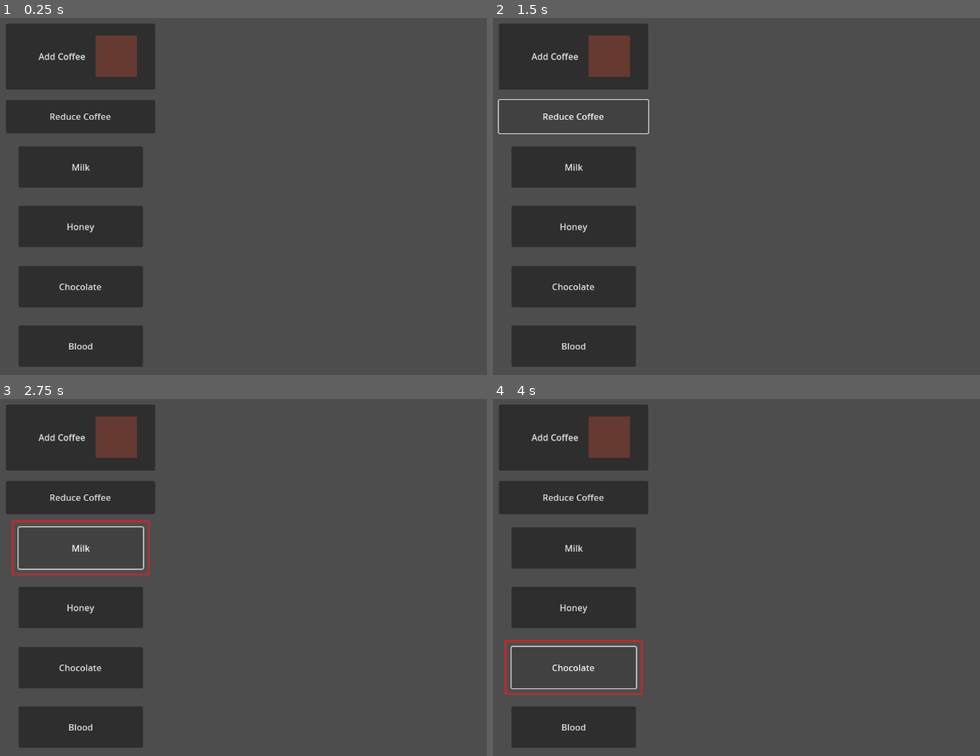
Above: before the commit, frames 1-4 (two rows, left to right).
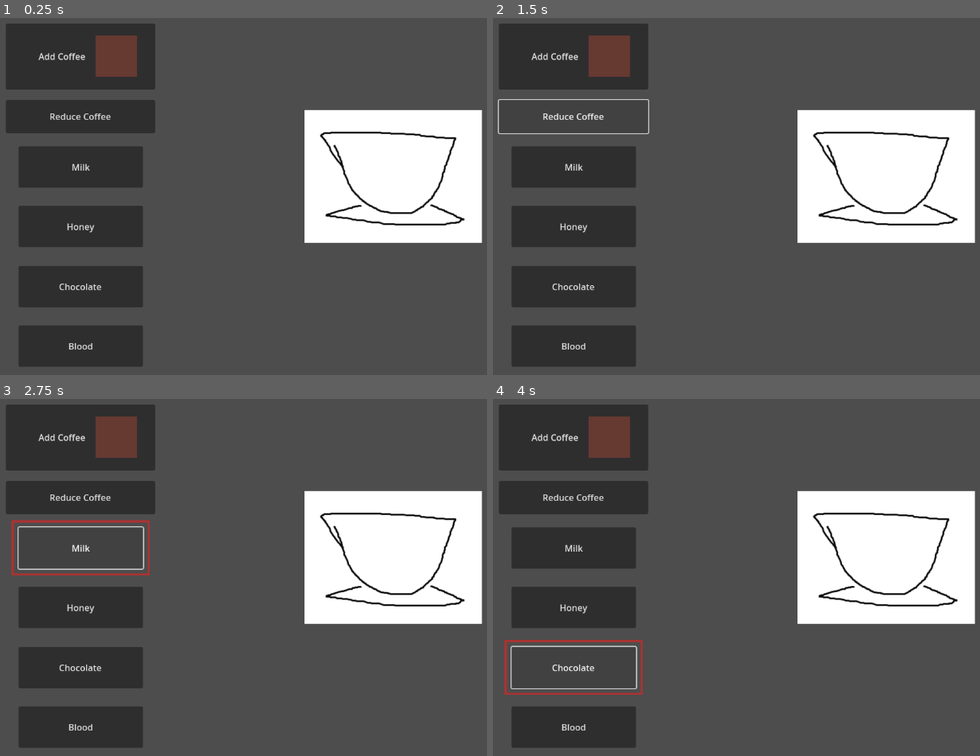
Above: after the commit, the same moments.

Repository: LuisGarrillo/Neo-Mel-vn
Game: Godot game, scene res://scenes/ui/cup_preparation.tscn
Two runs of this game, one before a commit and one after it. Both use one fixed random seed, a clock stepped at 60 frames per second and the inputs below. This scene is started directly instead of the project's main scene.
Inputs:
- Up to frame 1 (0.25 s): no input
- Up to frame 2 (1.5 s): click "Add Coffee" at 0.5 s; click "Reduce Coffee" at 1.25 s
- Up to frame 3 (2.75 s): click "Milk" at 2 s
- Up to frame 4 (4 s): click "Honey" at 2.75 s; click "Chocolate" at 3.5 s

The runs differ from the first frame. In frame 1, 14% of the frame differs, in the area x 62-100%, y 25-64%; in frame 2, 14%; in frame 3, 14%; in frame 4, 14%.

Commit message:
Connect signals for adding and removing coffee

Diff:
--- a/scenes/ui/add_coffee_button.tscn
+++ b/scenes/ui/add_coffee_button.tscn
@@ -33,3 +33,5 @@
 z_index = 15
 position = Vector2(200, 60)
 texture = ExtResource("1_61mlw")
+
+[connection signal="pressed" from="Button" to="." method="button_pressed"]
--- a/scenes/ui/cup_preparation.tscn
+++ b/scenes/ui/cup_preparation.tscn
@@ -1,9 +1,64 @@
-[gd_scene load_steps=5 format=3 uid="uid://q4a1c2e7pnok"]
+[gd_scene load_steps=14 format=3 uid="uid://q4a1c2e7pnok"]
 
 [ext_resource type="PackedScene" uid="uid://bu158m4v3m18d" path="res://scenes/ui/add_on_button.tscn" id="1_f1hol"]
 [ext_resource type="Script" path="res://scripts/managers/cup_preparation_manager.gd" id="1_vqsfv"]
 [ext_resource type="PackedScene" uid="uid://d4kcnobl7cl1i" path="res://scenes/ui/add_coffee_button.tscn" id="2_wxq8d"]
 [ext_resource type="PackedScene" uid="uid://cfc76lew5ws83" path="res://scenes/ui/remove_coffee_button.tscn" id="3_ousp5"]
+[ext_resource type="Texture2D" uid="uid://c54mjcw2jcsoh" path="res://assets/sprites/ui/cup-preparation/cup.png" id="5_kdw8e"]
+[ext_resource type="Texture2D" uid="uid://cyhhwrywb0100" path="res://assets/sprites/ui/cup-preparation/cup1.png" id="6_t5ucx"]
+[ext_resource type="Texture2D" uid="uid://c4uj5dlgdm2uc" path="res://assets/sprites/ui/cup-preparation/cup2.png" id="7_wj8p7"]
+[ext_resource type="Texture2D" uid="uid://4uxonxp4kowe" path="res://assets/sprites/ui/cup-preparation/cup3.png" id="8_su8od"]
+
+[sub_resource type="AtlasTexture" id="AtlasTexture_e5dmu"]
+atlas = ExtResource("5_kdw8e")
+region = Rect2(0, 0, 321, 241)
+
+[sub_resource type="AtlasTexture" id="AtlasTexture_k65y3"]
+atlas = ExtResource("6_t5ucx")
+region = Rect2(0, 0, 321, 241)
+
+[sub_resource type="AtlasTexture" id="AtlasTexture_soh15"]
+atlas = ExtResource("7_wj8p7")
+region = Rect2(0, 0, 321, 241)
+
+[sub_resource type="AtlasTexture" id="AtlasTexture_xkij3"]
+atlas = ExtResource("8_su8od")
+region = Rect2(0, 0, 321, 241)
+
+[sub_resource type="SpriteFrames" id="SpriteFrames_51cbf"]
+animations = [{
+"frames": [{
+"duration": 1.0,
+"texture": SubResource("AtlasTexture_e5dmu")
+}],
+"loop": true,
+"name": &"0",
+"speed": 5.0
+}, {
+"frames": [{
+"duration": 1.0,
+"texture": SubResource("AtlasTexture_k65y3")
+}],
+"loop": true,
+"name": &"1",
+"speed": 5.0
+}, {
+"frames": [{
+"duration": 1.0,
+"texture": SubResource("AtlasTexture_soh15")
+}],
+"loop": true,
+"name": &"2",
+"speed": 5.0
+}, {
+"frames": [{
+"duration": 1.0,
+"texture": SubResource("AtlasTexture_xkij3")
+}],
+"loop": true,
+"name": &"3",
+"speed": 5.0
+}]
 
 [node name="cup-preparation" type="Control"]
 layout_mode = 3
@@ -60,3 +115,14 @@
 layout_mode = 2
 size_flags_vertical = 3
 ingredient_name = "Blood"
+
+[node name="Node2D" type="Node2D" parent="."]
+position = Vector2(300, 0)
+
+[node name="AnimatedSprite2D" type="AnimatedSprite2D" parent="Node2D"]
+position = Vector2(416, 288)
+sprite_frames = SubResource("SpriteFrames_51cbf")
+animation = &"0"
+
+[connection signal="pressed" from="VBoxContainer/CoffeeContainer/AddCoffeeButton" to="." method="add_coffee"]
+[connection signal="pressed" from="VBoxContainer/CoffeeContainer/RemoveCoffeeButton" to="." method="remove_coffee"]
--- a/scenes/ui/remove_coffee_button.tscn
+++ b/scenes/ui/remove_coffee_button.tscn
@@ -27,3 +27,5 @@
 grow_horizontal = 2
 grow_vertical = 2
 text = "Reduce Coffee"
+
+[connection signal="pressed" from="Button" to="." method="button_pressed"]
